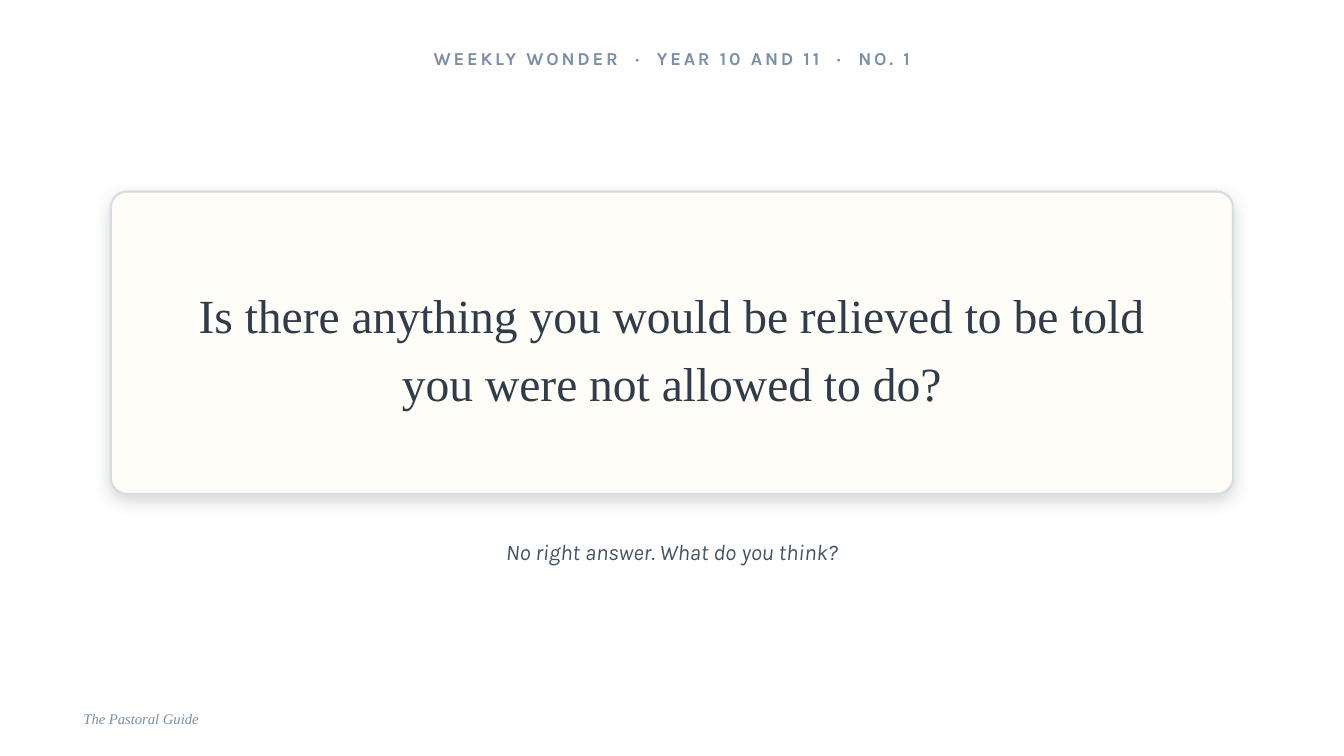
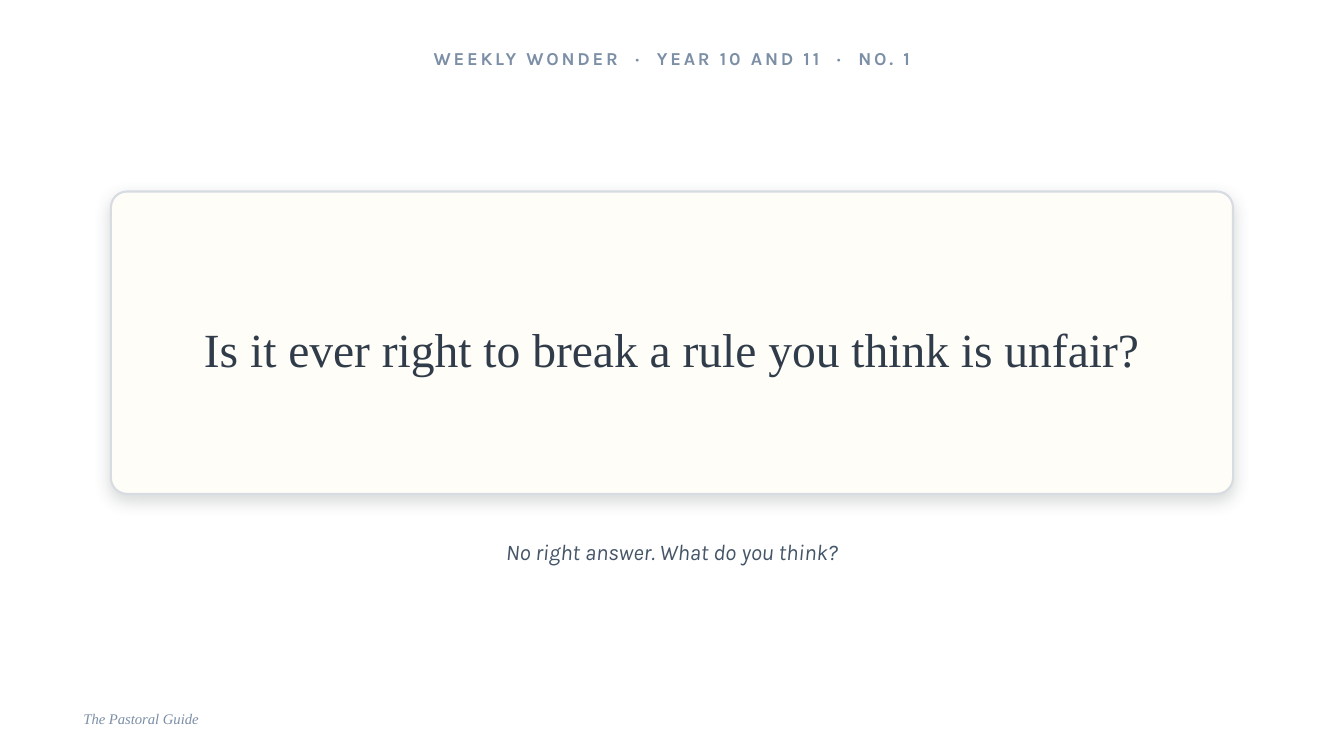
Before and after one commit to thepastoralguide/thepastoralguide.github.io, a slide deck: slide 2 of morning-registration-activities/weekly-wonder/downloads/Weekly_Wonder_Year_10_and_11.pptx. Drawn at 1344x756 pixels with LibreOffice and Linux fonts; fonts in the diff are those of the drawing; background and template pictures are left out. Boxes give left, top, right and bottom in pixels: in the first picture for what was removed or moved away, otherwise in the second. Text is boxed around its words. In the diff, an @@ line names an element or a change of style, - is before the commit and + after.

```diff
--- a/morning-registration-activities/weekly-wonder/downloads/Weekly_Wonder_Year_10_and_11.pptx
+++ b/morning-registration-activities/weekly-wonder/downloads/Weekly_Wonder_Year_10_and_11.pptx
@@ text at (x1=204, y1=333, x2=1139, y2=377): text changed @@
-Is there anything you would be relieved to be told you were not allowed to do?
+Is it ever right to break a rule you think is unfair?
```
Also in this commit, not shown: 2 other slides changed, 2 other files.
